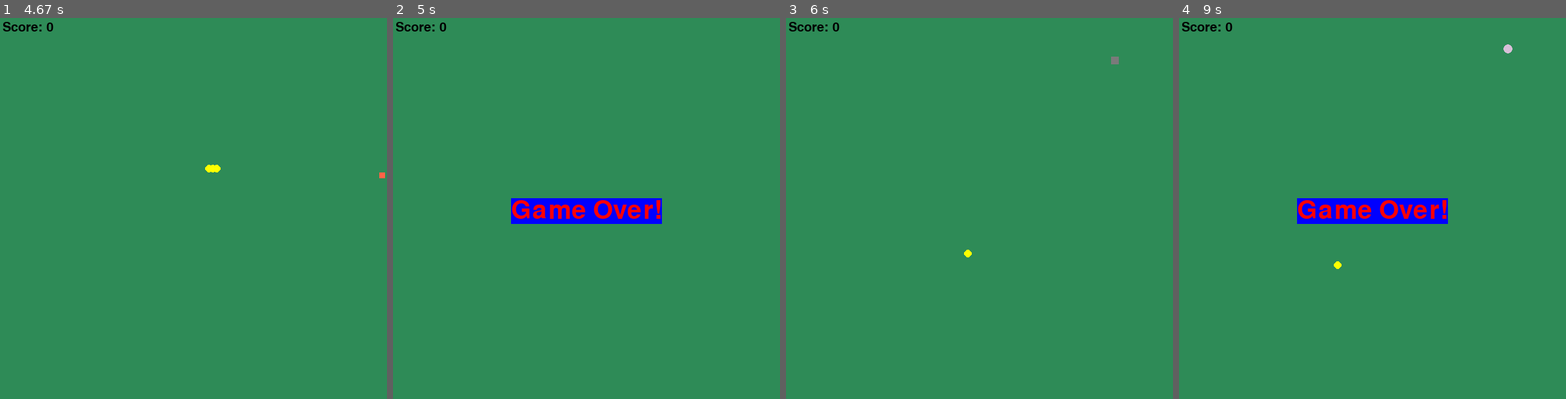
Above: before the commit, frames 1-4 (left to right).
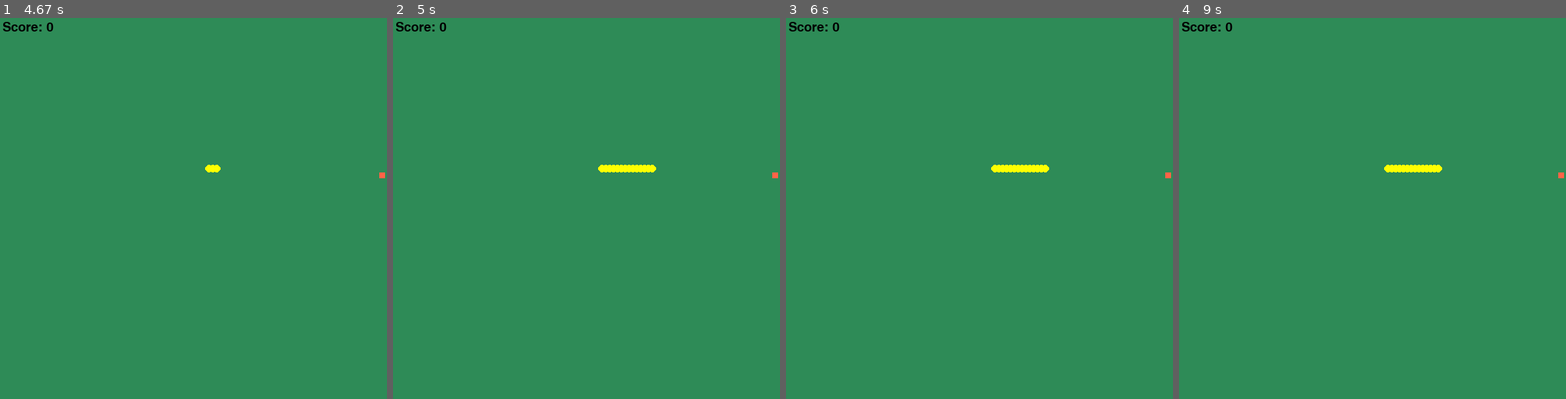
Above: after the commit, the same moments.

Repository: shaygol/PyGame_Snake
Game: pygame game, started from SnakeGame.py
The game is run twice, just before and just after one commit, with the same random seed, the same clock (stepped at 60 frames per second) and the same inputs.
Inputs:
- Up to frame 1 (4.67 s): hold Left 0.33-0.87 s; hold Down 0.9-1.2 s; hold Left 1.23-1.63 s; hold Up 1.67-2.03 s; hold Right 2.07-2.7 s; hold Down 2.73-3.1 s; hold Left 3.13-3.6 s; tap S at 3.28, 4.2, 4.62 s; hold Right 3.63-4.1 s; hold Right from 4.47 s (still down)
- Up to frame 2 (5 s): release Right at 4.93 s; tap P at 4.97 s
- Up to frame 3 (6 s): tap S at 5.93 s
- Up to frame 4 (9 s): tap S at 6.27, 6.57, 6.7, 7.77, 8.17, 8.47, 8.67, 8.97 s

Frame 1 is identical in both runs. In frame 2, 2.9% of the frame differs, in the area x 30-100%, y 38-55%; in frame 3, 0.4%; in frame 4, 3.0%, in the area x 30-100%, y 6-66%.

Commit message:
Game Over Fix

Diff:
--- a/SnakeGame.py
+++ b/SnakeGame.py
@@ -173,12 +173,15 @@
 
     if snake_dir == 'down':
         head_pos_y += STEP_LENGTH
-    if snake_dir == 'up':
+    elif snake_dir == 'up':
         head_pos_y -= STEP_LENGTH
-    if snake_dir == 'right':
+    elif snake_dir == 'right':
         head_pos_x += STEP_LENGTH
-    if snake_dir == 'left':
+    elif snake_dir == 'left':
         head_pos_x -= STEP_LENGTH
+    else:
+        # pause game
+        return
 
     for (pox, poy) in snake_pos_lst:
         # check if the head hits part of the body
